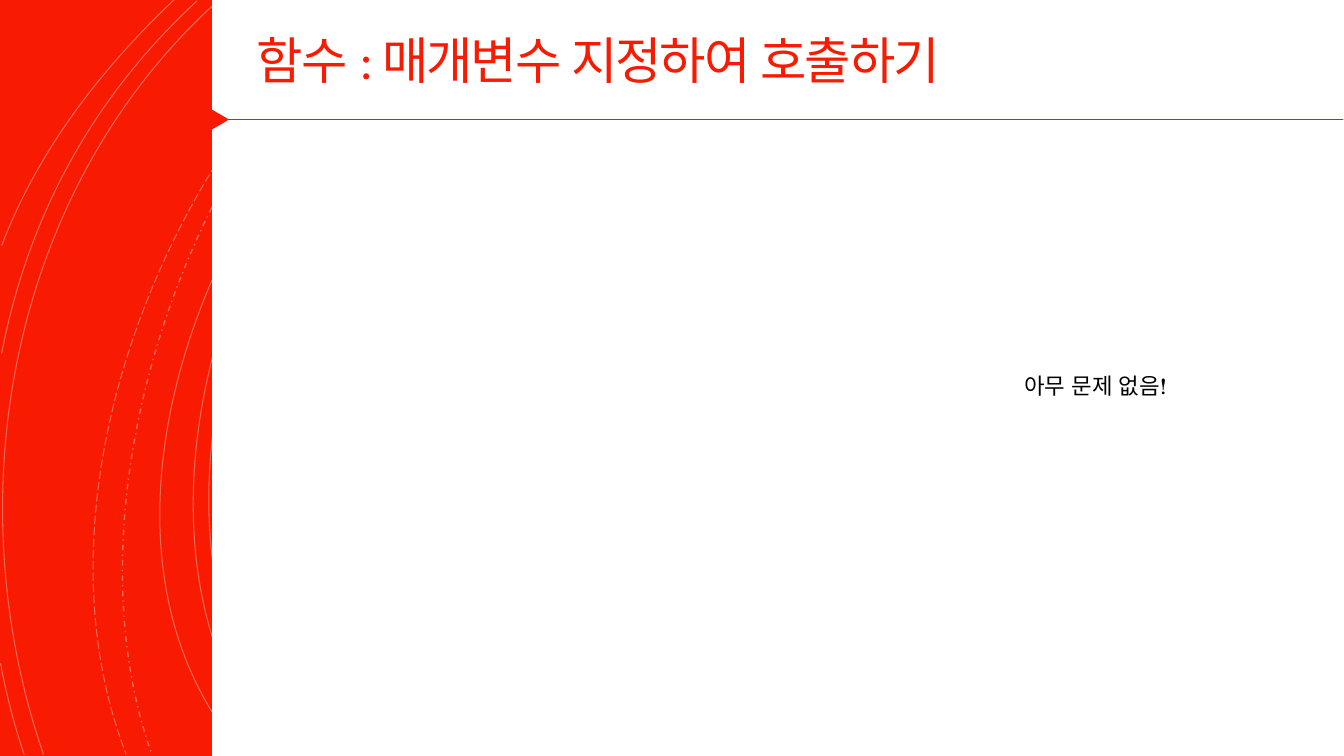
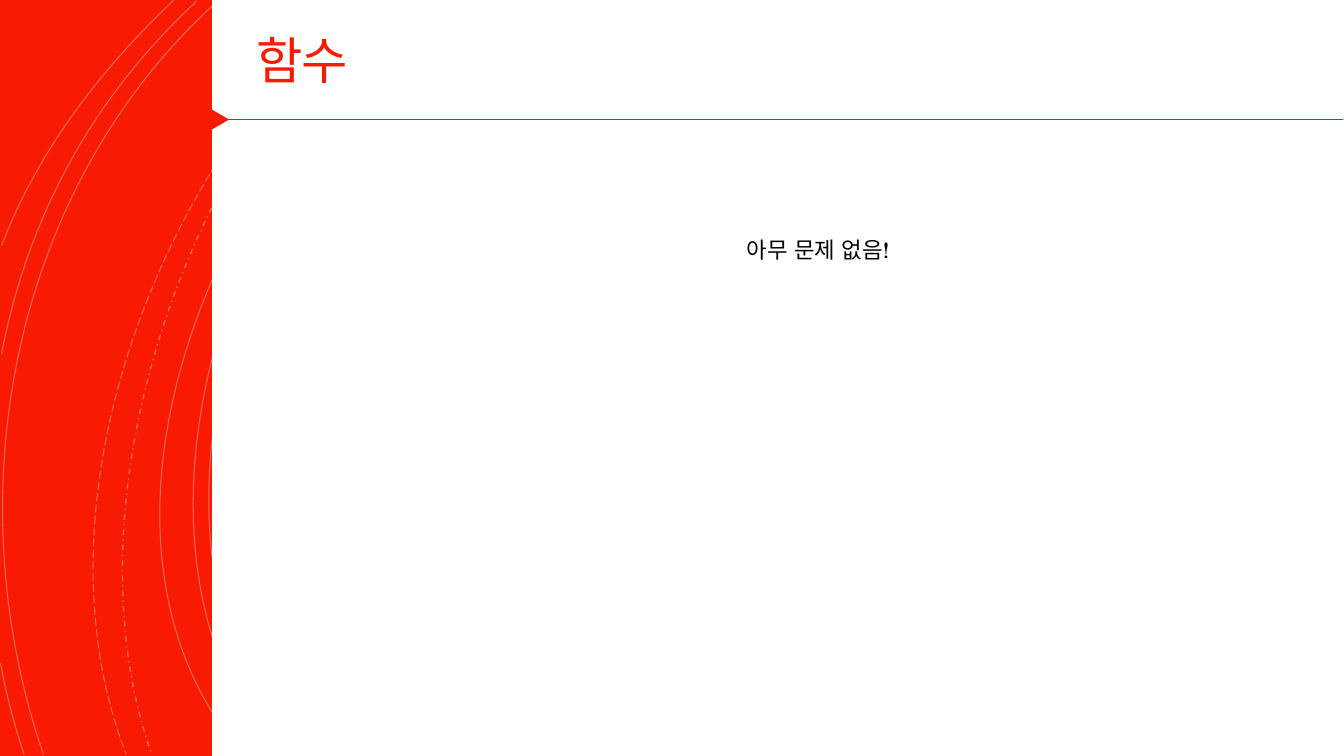
Before and after one commit to Valentine117/python_basic_class, a slide deck: slide 14 of 04장 프로그램의 입력과 출력은 어떻게 해야 할까.pptx (slide 12 before the commit). Drawn at 1344x756 pixels with LibreOffice and Linux fonts; fonts in the diff are those of the drawing. Boxes give left, top, right and bottom in pixels: in the first picture for what was removed or moved away, otherwise in the second. Text is boxed around its words. In the diff, an @@ line names an element or a change of style, - is before the commit and + after.

```diff
--- a/04장 프로그램의 입력과 출력은 어떻게 해야 할까.pptx
+++ b/04장 프로그램의 입력과 출력은 어떻게 해야 할까.pptx
@@ title at (257,37,348,83): text changed @@
-함수 : 매개변수 지정하여 호출하기
+함수
@@ text "아무 문제 없음!": place and size @@
-text "아무 문제 없음!" at (1024,375,1167,396)
+text "아무 문제 없음!" at (747,239,890,260)
```
Also in this commit, not shown: 3 slides added, 1 slide removed.
